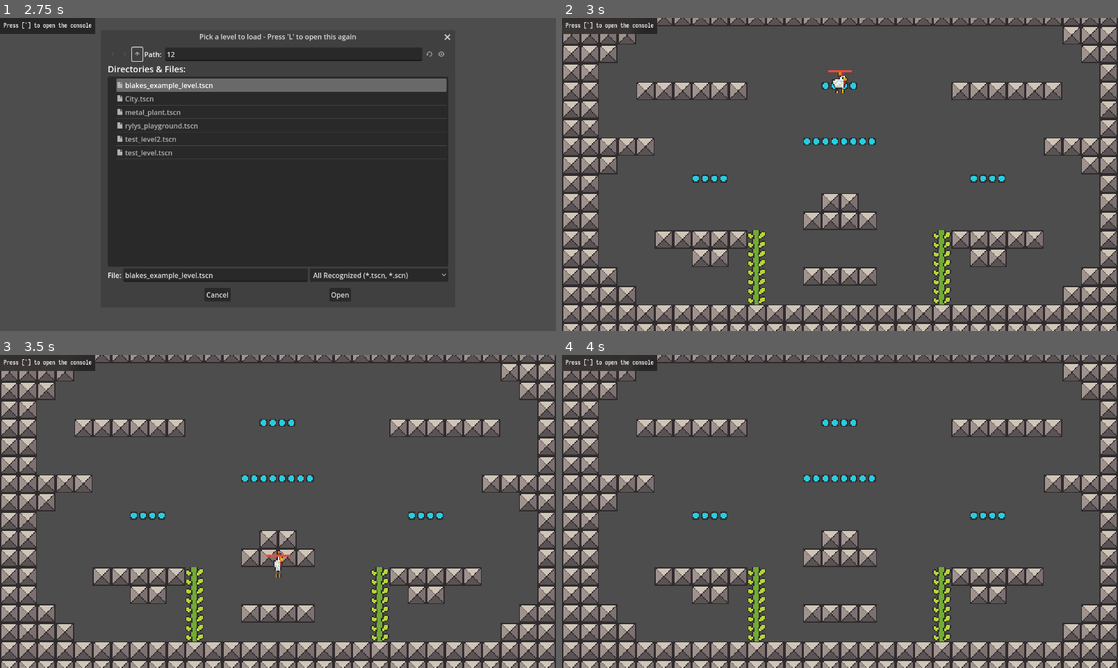
Above: before the commit, frames 1-4 (two rows, left to right).
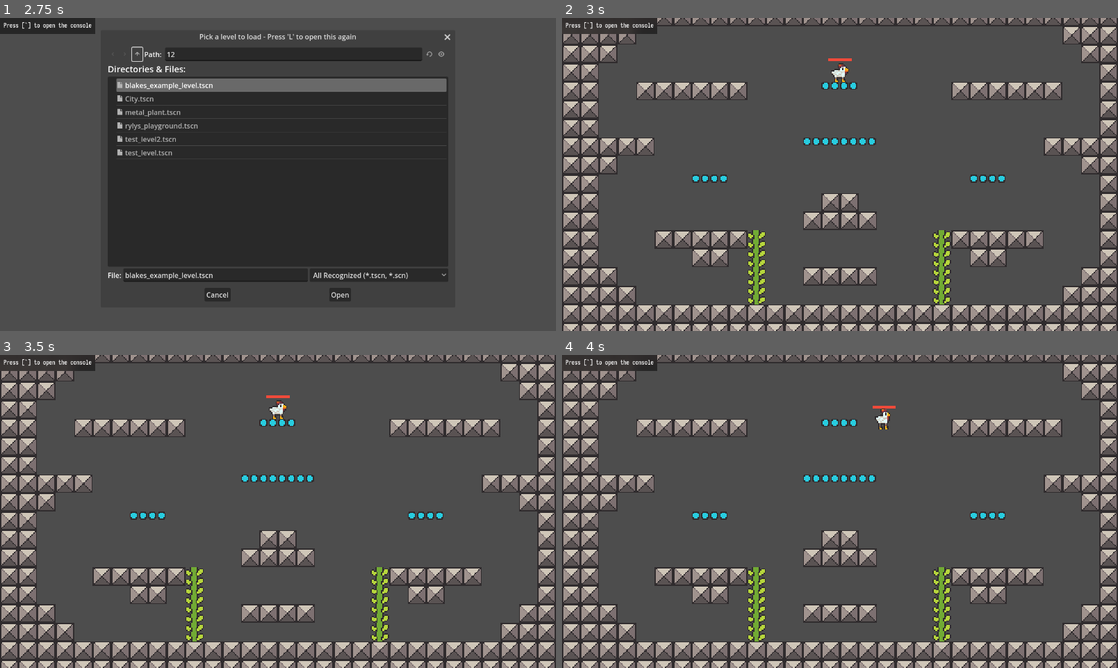
Above: after the commit, the same moments.

Repository: CiberTurtle/GamificationGame
Game: Godot game, scene res://main.tscn
The game is run twice, just before and just after one commit, with the same random seed, the same clock (stepped at 60 frames per second) and the same inputs.
Inputs (mouse positions are in pixels of both pictures, inside the frame that each line leads up to):
- Up to frame 1 (2.75 s): click (294, 55) at 0.52 s; type "12" at 0.6 s; click (139, 55) at 1.25 s; click (139, 55) at 2 s
- Up to frame 2 (3 s): click "Open" at 2.75 s
- Up to frame 3 (3.5 s): no input
- Up to frame 4 (4 s): tap Enter at 3.5 s; move the mouse to (962, 495) at 3.52 s; hold Right (right) from 3.53 s (still down); tap X (action) at 3.6 s; click (962, 495) at 3.67 s

Frame 1 is identical in both runs. In frame 2, 0.2% of the frame differs, in the area x 47-53%, y 12-24%; in frame 3, 0.3%, in the area x 47-53%, y 12-72%; in frame 4, 0.2%.

Commit message:
fix tileset

Diff:
--- a/resources/tileset.tres
+++ b/resources/tileset.tres
@@ -7,6 +7,7 @@
 0:0/0 = 0
 0:0/0/physics_layer_0/linear_velocity = Vector2(0, 0)
 0:0/0/physics_layer_0/angular_velocity = 0.0
+0:0/0/physics_layer_0/polygon_0/points = PackedVector2Array(-8, -8, 8, -8, 8, 8, -8, 8)
 0:0/0/physics_layer_1/linear_velocity = Vector2(0, 0)
 0:0/0/physics_layer_1/angular_velocity = 0.0
 0:0/0/physics_layer_2/linear_velocity = Vector2(0, 0)
@@ -14,6 +15,8 @@
 1:0/0 = 0
 1:0/0/physics_layer_0/linear_velocity = Vector2(0, 0)
 1:0/0/physics_layer_0/angular_velocity = 0.0
+1:0/0/physics_layer_0/polygon_0/points = PackedVector2Array(-8, -8, 8, -8, 8, 8, -8, 8)
+1:0/0/physics_layer_0/polygon_0/one_way = true
 1:0/0/physics_layer_1/linear_velocity = Vector2(0, 0)
 1:0/0/physics_layer_1/angular_velocity = 0.0
 1:0/0/physics_layer_2/linear_velocity = Vector2(0, 0)
@@ -23,11 +26,13 @@
 2:0/0/physics_layer_0/angular_velocity = 0.0
 2:0/0/physics_layer_1/linear_velocity = Vector2(0, 0)
 2:0/0/physics_layer_1/angular_velocity = 0.0
+2:0/0/physics_layer_1/polygon_0/points = PackedVector2Array(-8, -8, 8, -8, 8, 8, -8, 8)
 2:0/0/physics_layer_2/linear_velocity = Vector2(0, 0)
 2:0/0/physics_layer_2/angular_velocity = 0.0
 3:0/0 = 0
 3:0/0/physics_layer_0/linear_velocity = Vector2(0, 0)
 3:0/0/physics_layer_0/angular_velocity = 0.0
+3:0/0/physics_layer_0/polygon_0/points = PackedVector2Array(-8, 8, 8, 8, 8, -8)
 3:0/0/physics_layer_1/linear_velocity = Vector2(0, 0)
 3:0/0/physics_layer_1/angular_velocity = 0.0
 3:0/0/physics_layer_2/linear_velocity = Vector2(0, 0)
@@ -35,6 +40,7 @@
 4:0/0 = 0
 4:0/0/physics_layer_0/linear_velocity = Vector2(0, 0)
 4:0/0/physics_layer_0/angular_velocity = 0.0
+4:0/0/physics_layer_0/polygon_0/points = PackedVector2Array(-8, 8, 8, 8, -8, -8)
 4:0/0/physics_layer_1/linear_velocity = Vector2(0, 0)
 4:0/0/physics_layer_1/angular_velocity = 0.0
 4:0/0/physics_layer_2/linear_velocity = Vector2(0, 0)
